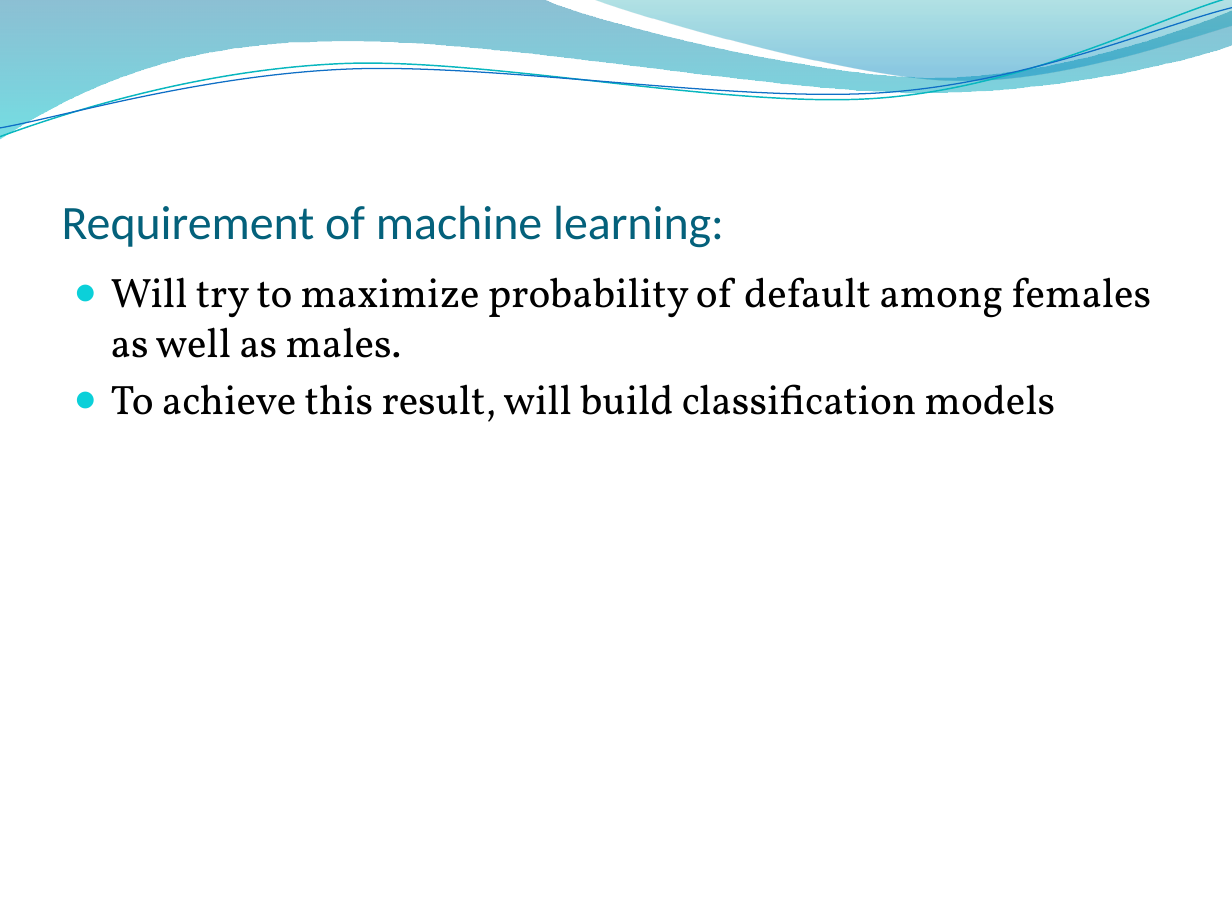
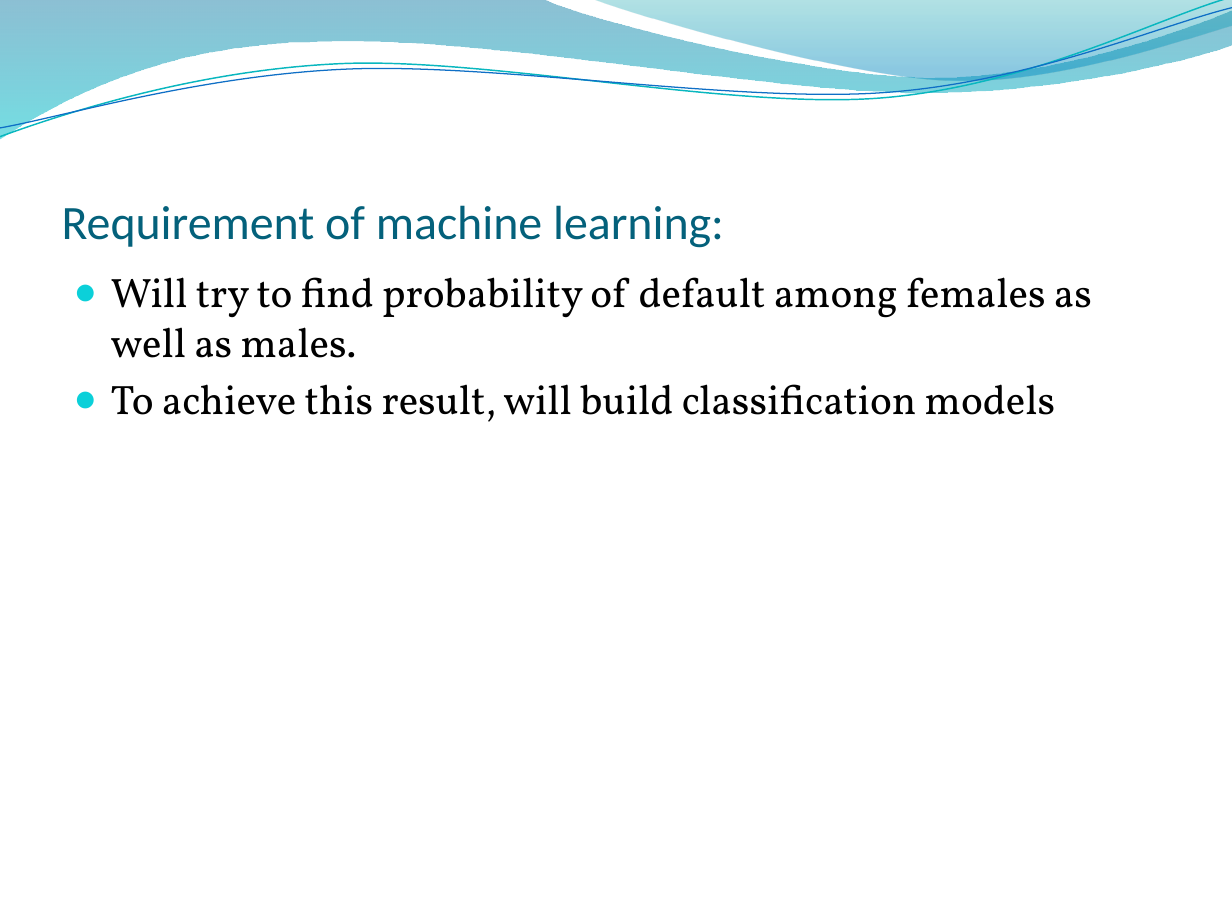
Before and after one commit to singh0021/DataScienceMasters, a slide deck: slide 10 of Capstone/Capstone Project.pptx. Drawn at 1232x924 pixels with LibreOffice and Linux fonts; fonts in the diff are those of the drawing; background and template pictures are left out. Boxes give left, top, right and bottom in pixels: in the first picture for what was removed or moved away, otherwise in the second. Text is boxed around its words. In the diff, an @@ line names an element or a change of style, - is before the commit and + after.

```diff
--- a/Capstone/Capstone Project.pptx
+++ b/Capstone/Capstone Project.pptx
@@ text at (111, 277, 1092, 358): text changed @@
-● Will try to maximize probability of default among females as well as males.
+● Will try to find probability of default among females as well as males.
```
Also in this commit, not shown: 2 other files.
